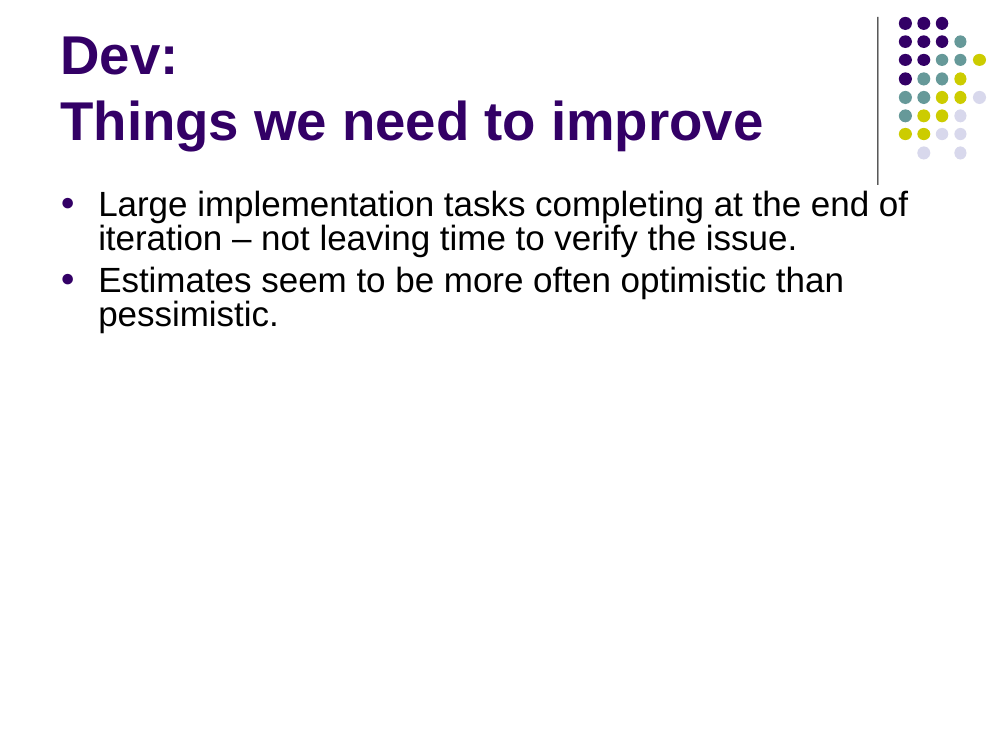
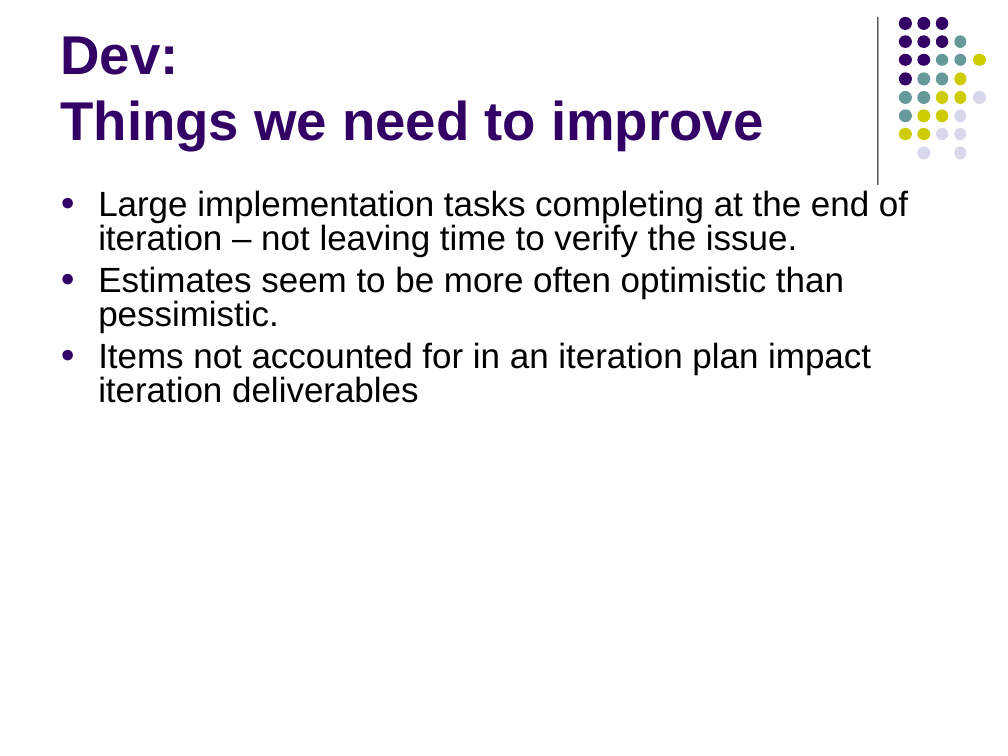
Before and after one commit to NCIP/caarray-docs, a slide deck: slide 9 of project_management/reports/2.3.1_project_portmortem.ppt. Drawn at 1008x756 pixels with LibreOffice and Linux fonts; fonts in the diff are those of the drawing. Boxes give left, top, right and bottom in pixels: in the first picture for what was removed or moved away, otherwise in the second. Text is boxed around its words. In the diff, an @@ line names an element or a change of style, - is before the commit and + after.

```diff
--- a/project_management/reports/2.3.1_project_portmortem.ppt
+++ b/project_management/reports/2.3.1_project_portmortem.ppt
@@ text at [98,342,871,403]: paragraph added @@
+● Items not accounted for in an iteration plan impact iteration deliverables
```
Also in this commit, not shown: 2 other slides changed.
